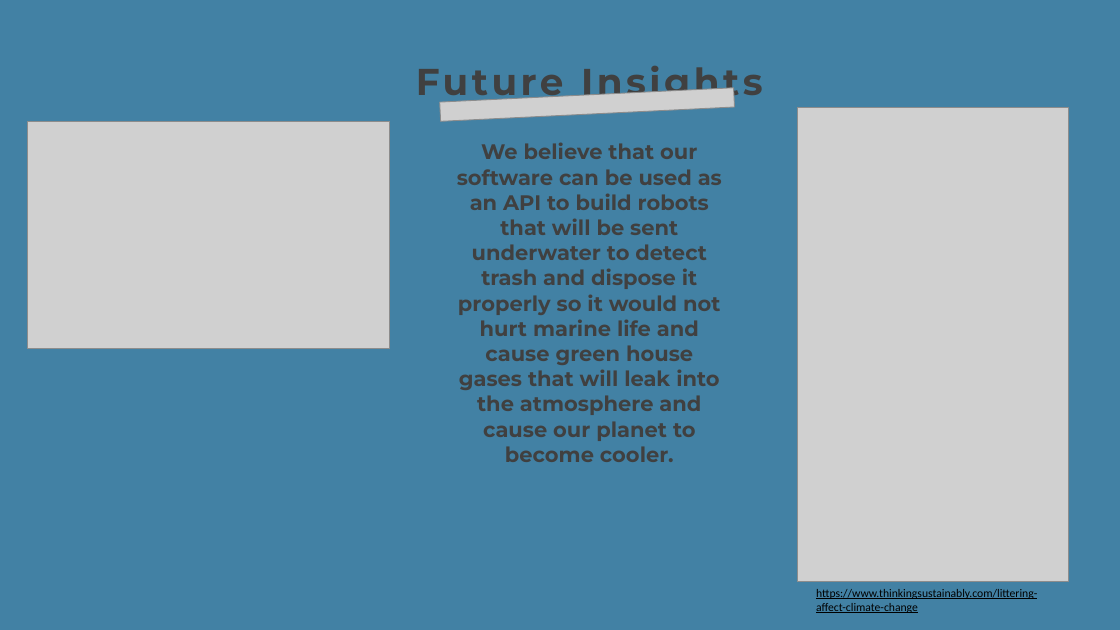
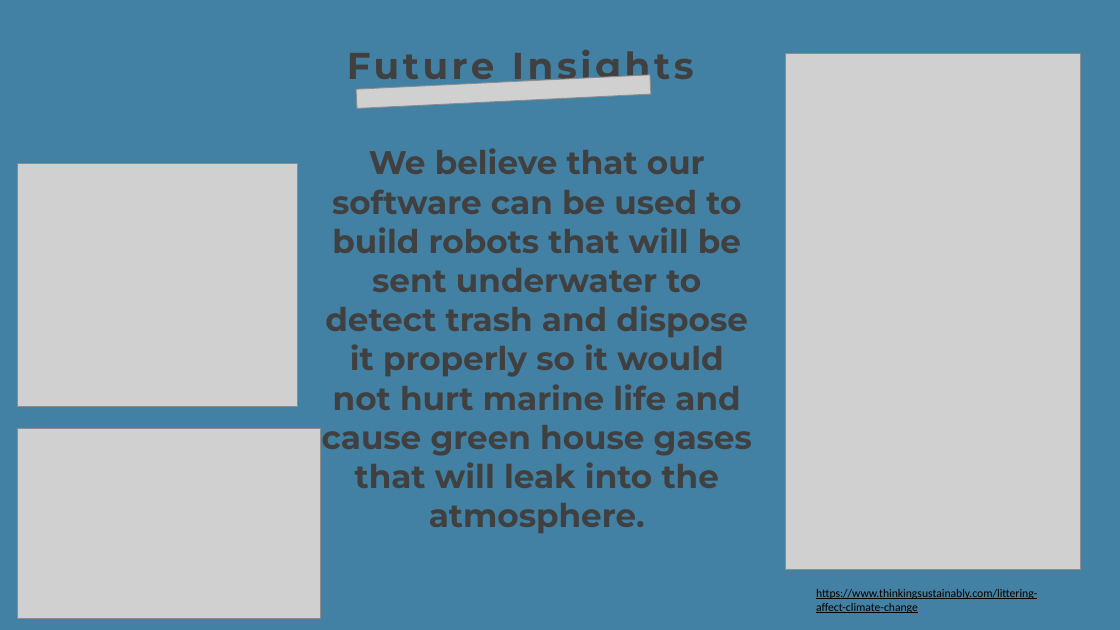
Before and after one commit to gangula-karthik/TRASHMINATOR, a slide deck: slide 7 of Hackathon.pptx. Drawn at 1120x630 pixels with LibreOffice and Linux fonts; fonts in the diff are those of the drawing; grey boxes stand for pictures. Boxes give left, top, right and bottom in pixels: in the first picture for what was removed or moved away, otherwise in the second. Text is boxed around its words. In the diff, an @@ line names an element or a change of style, - is before the commit and + after.

Commit message:
update: final slides
contributors: pin shien and jay

```diff
--- a/Hackathon.pptx
+++ b/Hackathon.pptx
@@ text "Future Insights": place and size @@
-text "Future Insights" at <box>416,66,763,104</box>
+text "Future Insights" at <box>347,50,694,88</box>
@@ picture: place and size @@
-picture at <box>797,108,1068,582</box>
+picture at <box>786,53,1081,570</box>
@@ picture: place and size @@
-picture at <box>440,88,735,121</box>
+picture at <box>356,75,651,109</box>
@@ text at <box>322,148,752,533</box>: text changed; size 18 to 28 pt @@
-We believe that our software can be used as an API to build robots that will be sent underwater to detect trash and dispose it properly so it would not hurt marine life and cause green house gases that will leak into the atmosphere and cause our planet to become cooler.
+We believe that our software can be used to build robots that will be sent underwater to detect trash and dispose it properly so it would not hurt marine life and cause green house gases that will leak into the atmosphere.
@@ picture added at <box>18,163,297,407</box> @@
@@ picture: place and size @@
-picture at <box>28,121,390,348</box>
+picture at <box>18,429,320,619</box>
```
